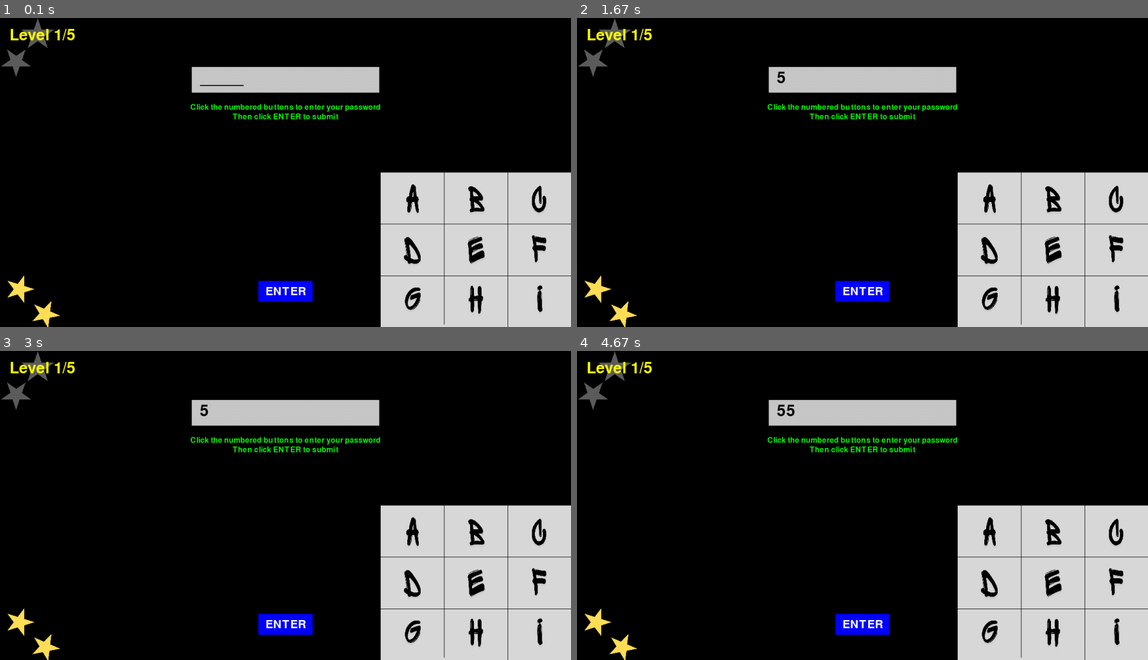
Above: before the commit, frames 1-4 (two rows, left to right).
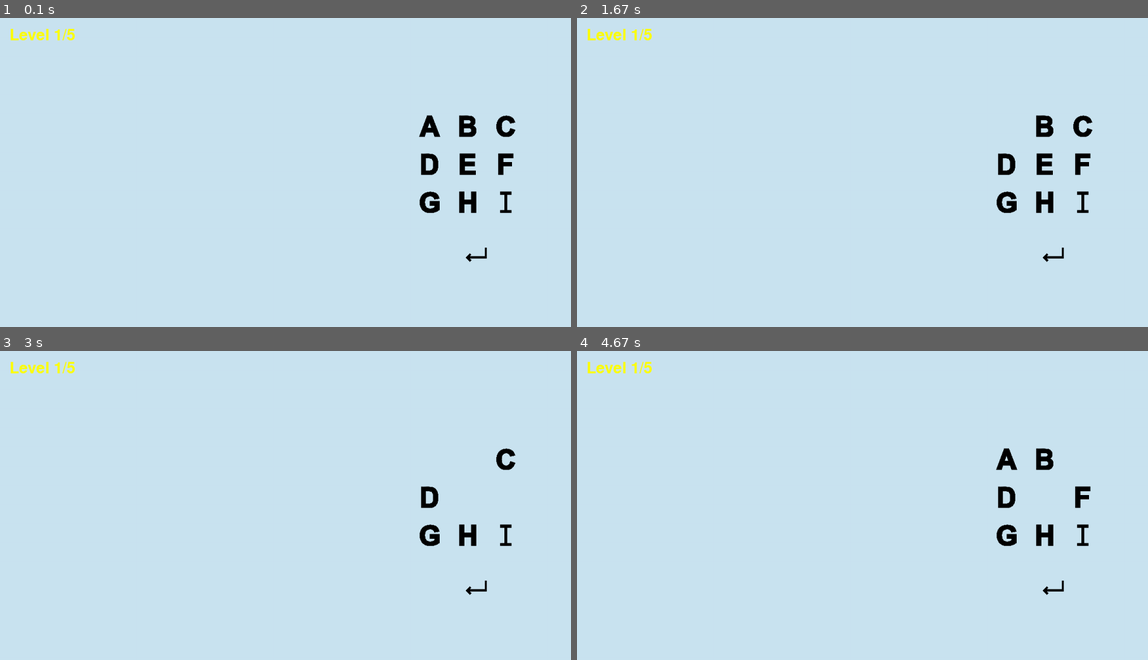
Above: after the commit, the same moments.

Repository: ipot-rgb/The-Puzzle-House
Game: pygame game, started from Shawn-Ko.py
Two runs of this game, one before a commit and one after it. Both use one fixed random seed, a clock stepped at 60 frames per second and the inputs below.
Inputs (mouse positions are in pixels of both pictures, inside the frame that each line leads up to):
- Up to frame 1 (0.1 s): no input
- Up to frame 2 (1.67 s): click (1045, 163) at 0.38 s; click "Level 1/5" at 0.72 s; click (1050, 252) at 1.05 s; click (1005, 126) at 1.38 s
- Up to frame 3 (3 s): click (468, 496) at 1.72 s; click (468, 459) at 2.55 s; click (502, 496) at 2.88 s
- Up to frame 4 (4.67 s): click (1062, 585) at 3.22 s; click (1039, 499) at 3.55 s; click (1079, 459) at 4.38 s

The runs differ from the first frame. In frame 1, 85% of the frame differs, in the area x 0-100%, y 0-100%; in frame 2, 85%; in frame 3, 86%; in frame 4, 85%.

Commit message:
combining both Shawn-Ko.py and button.py into one working file

Diff:
--- a/Shawn-Ko.py
+++ b/Shawn-Ko.py
@@ -18,6 +18,7 @@
 GRAY = (200, 200, 200)
 YELLOW = (255, 255, 0)
 DARK_GRAY = (100, 100, 100)
+LIGHT_BLUE = (202, 228, 241)
 
 # Fonts
 font_large = pygame.font.Font(None, 48)
@@ -28,26 +29,75 @@
 bck_img = pygame.image.load('SK-Assets/SK-background.png').convert()
 bck_img = pygame.transform.scale(bck_img, (screen_width, screen_height))
 
-#grid image
-grid_img = pygame.image.load('SK-Assets/SK-grid.png').convert()
-grid_img = pygame.transform.scale(grid_img, (screen_width//3, screen_height//2))
-grid_img_rect = grid_img.get_rect()
-grid_img_rect.bottomright = screen_rect.bottomright
-grid_img_width = grid_img.get_width()
-grid_img_height = grid_img.get_height()
-
-#creating button for each alphabet
-image_x = screen_width - grid_img_width
-image_y = screen_height - grid_img_height
-cell_width = grid_img_width // 3
-cell_height = grid_img_height // 3
+
+class Letter_Button:
+    def __init__(self, x, y, image):
+        self.image = image
+        self.x = x
+        self.y = y
+        self.rect = self.image.get_rect(topleft=(x, y))
+        self.letter = None
+        self.visible = True
+        self.clicked = False
+
+    def draw(self):
+        if self.visible:
+            screen.blit(self.image, self.rect)
+
+    def hide(self):
+        self.visible = False
+        self.clicked = True
+
+# ========== Button Configuration ==========
+# Right section dimensions
+right_section_width = screen_width // 3
+button_area_start_x = screen_width - right_section_width
+
+# Picture loading
+images = {}
+letters = ["a", "b", "c", "d", "e", "f", "g", "h", "i"]
+
+enter_img = pygame.image.load("assets/Button_alphabet/enter.png")
+enter_img = pygame.transform.scale(enter_img, (45, 45))
+
+for letter in letters:
+    img = pygame.image.load(f"assets/Button_alphabet/letter_{letter}.png")
+    images[letter] = pygame.transform.scale(img, (45, 45))
+
+# Configure button grid
+button_size = 45
+button_gap = 80
+buttons_per_row = 3
+rows = 3
+
+total_grid_width = buttons_per_row * button_gap
+total_grid_height = rows * button_gap
+
+# Letters grid start position (centered in the right section)
+grid_start_x = button_area_start_x + (right_section_width - total_grid_width) // 2
+grid_start_y = (screen_height - total_grid_height) // 2
+
+# Create letter buttons
 buttons = []
-for row in range(3):
-    for col in range(3):
-        number = row * 3 + col + 1
-        button_x = image_x + (col * cell_width)
-        button_y = image_y + (row * cell_height)
-        buttons.append([button_x, button_y, cell_width, cell_height, number, False])
+for i, letter in enumerate(letters):
+    row = i // buttons_per_row
+    col = i % buttons_per_row
+    x = grid_start_x + col * button_gap
+    y = grid_start_y + row * button_gap
+    btn = Letter_Button(x, y, images[letter])
+    btn.letter = letter
+    buttons.append(btn)
+
+# ENTER Button
+enter_btn_x = grid_start_x + (total_grid_width // 2) - 22
+enter_btn_y = grid_start_y + total_grid_height + 30
+enter_btn = Letter_Button(enter_btn_x, enter_btn_y, enter_img)
+enter_btn.letter = "ENTER"
+buttons.append(enter_btn)
+
+# Button Drawing
+for btn in buttons:
+    btn.draw()
 
 #Level system
 current_level = 1
@@ -56,35 +106,28 @@
 game_complete = False
 
 # Password input system
-password_input = ""
+password_input = []
 message = ""
 message_timer = 0
-
-#Enter button
-enter_button_width = 120
-enter_button_height = 50
-enter_button_x = screen_width // 2 - enter_button_width // 2
-enter_button_y = screen_height - 100
-enter_button = [enter_button_x, enter_button_y, enter_button_width, enter_button_height, "ENTER", False]
 
 # Placeholder for puzzles' logics
 def check_puzzle_solution(level, password):
     if level == 1:
-        return password == "123"
+        return password == ["a","b","c"]
     elif level == 2:
-        return password == "456"
+        return password == ["d","e","f"]
     elif level == 3:
-        return password == "789"
+        return password == ["g","h","i"]
     elif level == 4:
-        return password == "111"
+        return password == ['g','b','f']
     elif level == 5:
-        return password == "999"
+        return password == ['f','a','d']
     return False
 
 
 def load_level(level):
     global password_input, message, message_timer
-    password_input = ""
+    password_input = []
     print(f"Loading Level {level}...")
 
     #Placeholder for puzzle setup
@@ -107,7 +150,7 @@
     if current_level < total_levels:
         current_level += 1
         level_complete = False
-        password_input = ""
+        password_input = []
         message = f"Level {current_level - 1} Complete! Moving to Level {current_level}"
         message_timer = 90
         load_level(current_level)  # Load next level's puzzle
@@ -119,10 +162,14 @@
 
 def reset_current_level():
     #Reset password when wrong
-    global password_input, message, message_timer
-    password_input = ""
+    global password_input, message, message_timer, buttons
+    password_input = []
     message = f"Wrong password! Level {current_level} reset. Try again!"
     message_timer = 90
+    for btn in buttons:
+        if btn.letter != "ENTER":
+            btn.visible = True
+            btn.clicked = False
 
     # ===== RESET PUZZLE FOR CURRENT LEVEL =====
     load_level(current_level)
@@ -133,78 +180,55 @@
 
 running = True
 while running:
-    mouse_x, mouse_y = pygame.mouse.get_pos()
-    for button in buttons:
-        x, y, width, height, number, hovered = button
-        if (x < mouse_x < x + width) and (y < mouse_y < y + height):
-            button[5] = True
-        else:
-            button[5] = False
-
-    ex, ey, ew, eh, etext, ehovered = enter_button
-    if (ex < mouse_x < ex + ew) and (ey < mouse_y < ey + eh):
-        enter_button[5] = True
-    else:
-        enter_button[5] = False
 
     for event in pygame.event.get():
         if event.type == pygame.QUIT:
             running = False
         if event.type == pygame.MOUSEBUTTONDOWN and not game_complete and not level_complete:
-            # Check grid button clicks
-            for button in buttons:
-                x, y, width, height, number, hovered = button
-                if (x < mouse_x < x + width) and (y < mouse_y < y + height):
-                    password_input += str(number)
-                    if len(password_input) > 10:
-                        password_input = password_input[:10]
-                    print(f"Added {number} to password. Current: {password_input}")
-                    break
-
-            # Check ENTER button click
-            if (ex < mouse_x < ex + ew) and (ey < mouse_y < ey + eh):
-                print(f"ENTER pressed with password: {password_input}")
-                if check_puzzle_solution(current_level, password_input):
-                    level_complete = True
-                    complete_level()
-                else:
-                    reset_current_level()
-
-    screen.blit(bck_img, (0,0))
-    screen.blit(grid_img, grid_img_rect)
-
-    for button in buttons:
-        x, y, width, height, number, hovered = button
-        if hovered:
-            pygame.draw.rect(screen, YELLOW, (x, y, width, height), 3)
+            # == Check LETTER button click ==
+            if (clicked_btn := next((btn for btn in buttons if
+                                     btn.rect.collidepoint(event.pos) and btn.visible and btn.letter != "ENTER"),
+                                    None)):
+                if True:
+                    password_input.append(clicked_btn.letter)
+                    print(f"Clicked: {clicked_btn.letter}, passcode: {password_input}")
+                    clicked_btn.hide()
+
+            # == Check ENTER button click ==
+            # Checking if the click is on the ENTER button and if it's visible (not hidden)
+            elif (enter_clicked := next(
+                    (btn for btn in buttons if btn.rect.collidepoint(event.pos) and btn.letter == "ENTER"), None)):
+                if True:
+                    if check_puzzle_solution(current_level, password_input):
+                        level_complete = True
+                        complete_level()
+                        print("✅ You passed!")
+
+                    else:
+                        reset_current_level()
+                        # Reset buttons
+                        print("Game reset. Try again.")
+
+    screen.fill(LIGHT_BLUE)
+
+    # Button drawing
+    for btn in buttons:
+        btn.draw()
+
+    # Disappearing buttons
+    for btn in buttons:
+        if not btn.visible and btn.letter != "ENTER":
+            font = pygame.font.Font(None, 36)
+            check = font.render("", True, (0, 255, 0))
+            screen.blit(check, (btn.rect.centerx - 15, btn.rect.centery - 15))
 
     # Draw Level Display
     level_text = font_large.render(f"Level {current_level}/{total_levels}", True, YELLOW)
     screen.blit(level_text, (20, 20))
 
-    # Draw Password Display Box
-    password_box = pygame.Rect(screen_width // 2 - 200, 100, 400, 60)
-    pygame.draw.rect(screen, GRAY, password_box)
-    pygame.draw.rect(screen, BLACK, password_box, 3)
-
-    # Show the entered password
-    password_surface = font_large.render(password_input if password_input else "_____", True, BLACK)
-    screen.blit(password_surface, (password_box.x + 20, password_box.y + 10))
-
-    # Instruction text
-    instruction1 = font_small.render("Click the numbered buttons to enter your password", True, GREEN)
-    instruction2 = font_small.render("Then click ENTER to submit", True, GREEN)
-    screen.blit(instruction1, (screen_width // 2 - instruction1.get_width() // 2, 180))
-    screen.blit(instruction2, (screen_width // 2 - instruction2.get_width() // 2, 200))
-
-    # Draw ENTER button
-    ex, ey, ew, eh, etext, ehovered = enter_button
-    enter_color = GREEN if ehovered else BLUE
-    pygame.draw.rect(screen, enter_color, (ex, ey, ew, eh))
-    pygame.draw.rect(screen, BLACK, (ex, ey, ew, eh), 3)
-    enter_surface = font_medium.render(etext, True, WHITE)
-    screen.blit(enter_surface,
-                    (ex + ew // 2 - enter_surface.get_width() // 2, ey + eh // 2 - enter_surface.get_height() // 2))
+
+
+
 
     # Show message
     if message_timer > 0:
--- a/button.py
+++ b/button.py
@@ -29,7 +29,6 @@
 
 # Screen background color
 LIGHT_BLUE = (202, 228, 241)
-
 screen.fill(LIGHT_BLUE)
 
 # ========== Button Configuration ==========
